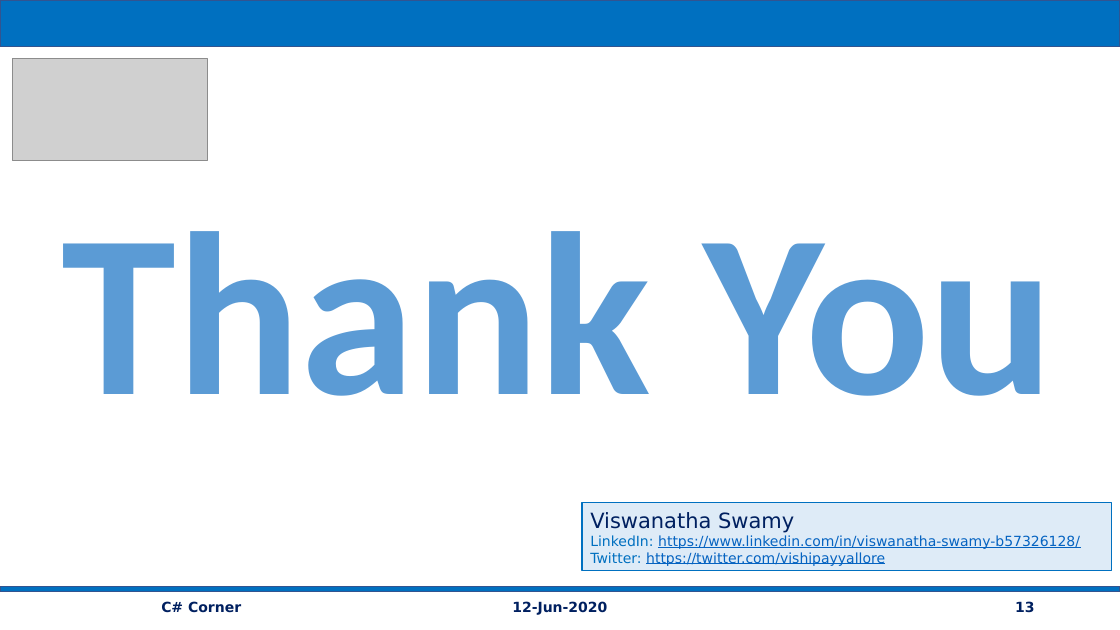
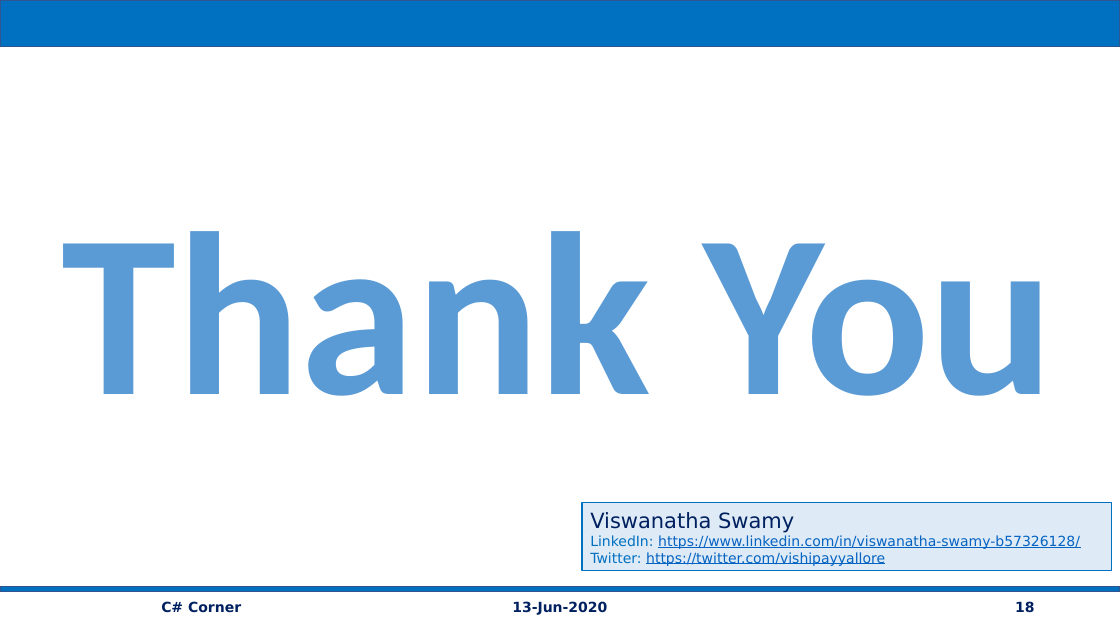
Before and after one commit to vishipayyallore/speaker_series_2021, a slide deck: slide 18 of CSharpCorner/gRPC_ASP.Net_EF3.x_Angular9_13Jun2020/Documentation/gRPC_Service_Efficient_MicroService.pptx (slide 13 before the commit). Drawn at 1120x630 pixels with LibreOffice and Linux fonts; fonts in the diff are those of the drawing; grey boxes stand for pictures. Boxes give left, top, right and bottom in pixels: in the first picture for what was removed or moved away, otherwise in the second. Text is boxed around its words. In the diff, an @@ line names an element or a change of style, - is before the commit and + after.

```diff
--- a/CSharpCorner/gRPC_ASP.Net_EF3.x_Angular9_13Jun2020/Documentation/gRPC_Service_Efficient_MicroService.pptx
+++ b/CSharpCorner/gRPC_ASP.Net_EF3.x_Angular9_13Jun2020/Documentation/gRPC_Service_Efficient_MicroService.pptx
@@ picture removed at [13, 58, 208, 160] @@
@@ text at [512, 601, 607, 615]: text changed @@
-12-Jun-2020
+13-Jun-2020
@@ page number at [1015, 601, 1034, 612]: text changed @@
-13
+18
```
Also in this commit, not shown: 10 other slides changed, 7 slides added, 2 slides removed, 59 other files.
